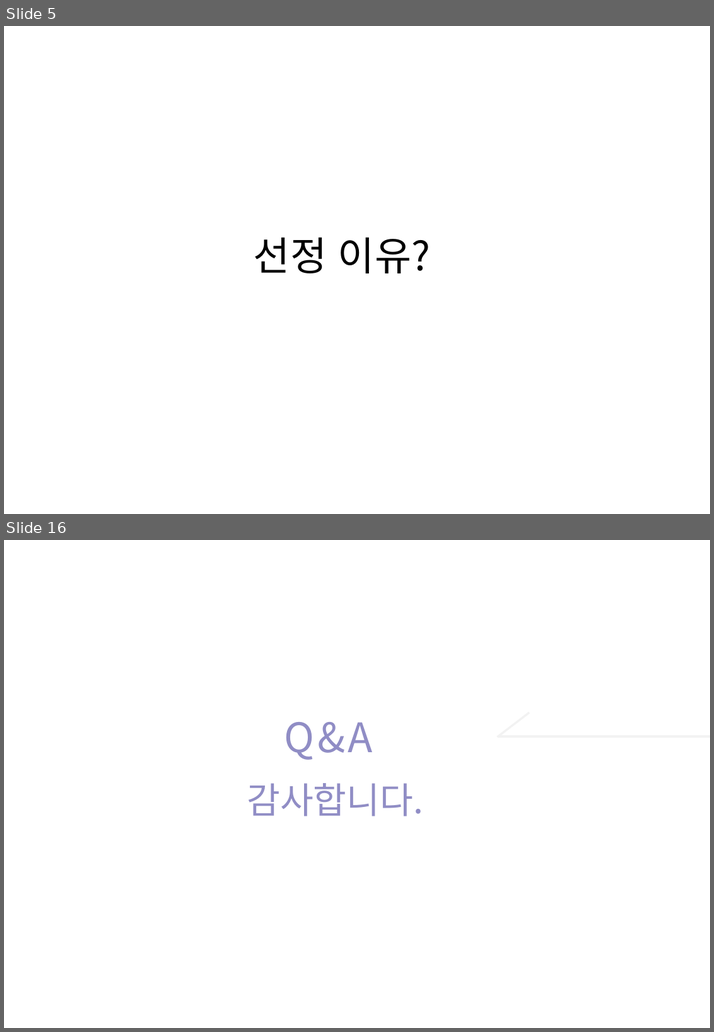
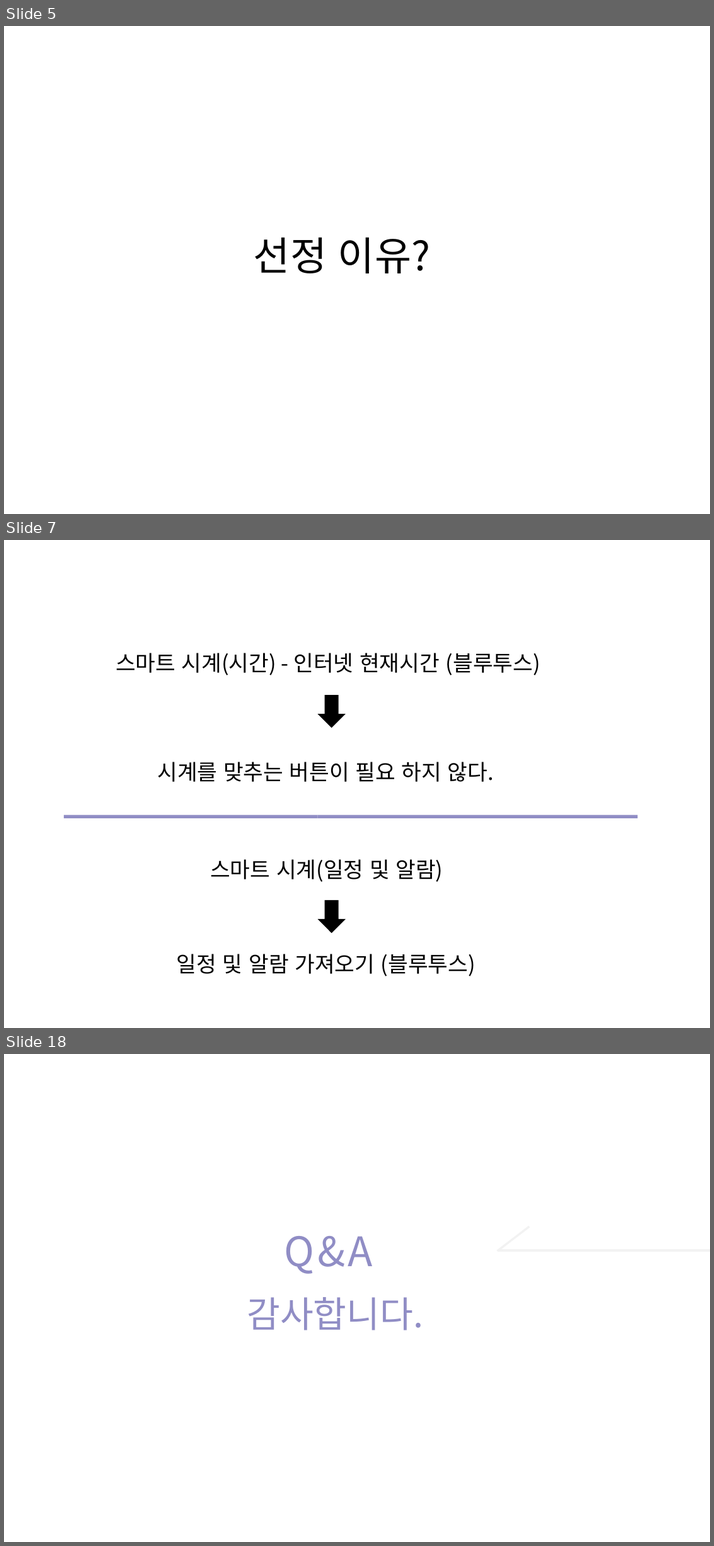
Before and after one commit to SekyuShin/FinalProject_saveFile, a slide deck: VHDL/2주차/18.11.07 - 디시설(김동욱).pptx. Shown one above the other, each under a label of ours: slides 5 and 16 before the commit, slides 5, 7 and 18 after it; the slides between them are not shown. The pictures are 714x1032 and 714x1546 pixels, drawn with LibreOffice and Linux fonts; fonts in the diff are those of the drawing; background and template pictures are left out. Boxes give left, top, right and bottom in pixels: in the first picture for what was removed or moved away, otherwise in the second. Text is boxed around its words. In the diff, an @@ line names an element or a change of style, - is before the commit and + after.

```diff
--- a/VHDL/2주차/18.11.07 - 디시설(김동욱).pptx
+++ b/VHDL/2주차/18.11.07 - 디시설(김동욱).pptx
@@ slide 7 added at (4,540,710,1028), background picture (left out) @@
@@ text added at (25,563,214,600), 28 pt, text #FFFFFF @@
+주제 설명
@@ text added at (116,653,540,675), 24 pt, text #000000 @@
+스마트 시계(시간) - 인터넷 현재시간 (블루투스)
@@ down arrow added at (317,695,345,728), fill #000000 @@
@@ text added at (157,762,494,782), 24 pt, text #000000 @@
+시계를 맞추는 버튼이 필요 하지 않다.
@@ rectangle added at (64,815,317,819), fill #908DC5 @@
@@ rectangle added at (317,815,637,819), fill #908DC5 @@
@@ text added at (210,859,443,882), 24 pt, text #000000 @@
+스마트 시계(일정 및 알람)
@@ down arrow added at (317,901,345,934), fill #000000 @@
@@ text added at (177,954,475,977), 24 pt, text #000000 @@
+일정 및 알람 가져오기 (블루투스)
@@ what was slide 16 is now slide 18 @@
```
Also in this commit, not shown: 8 slides changed, 5 other slides added, 4 slides removed, 7 other files.
